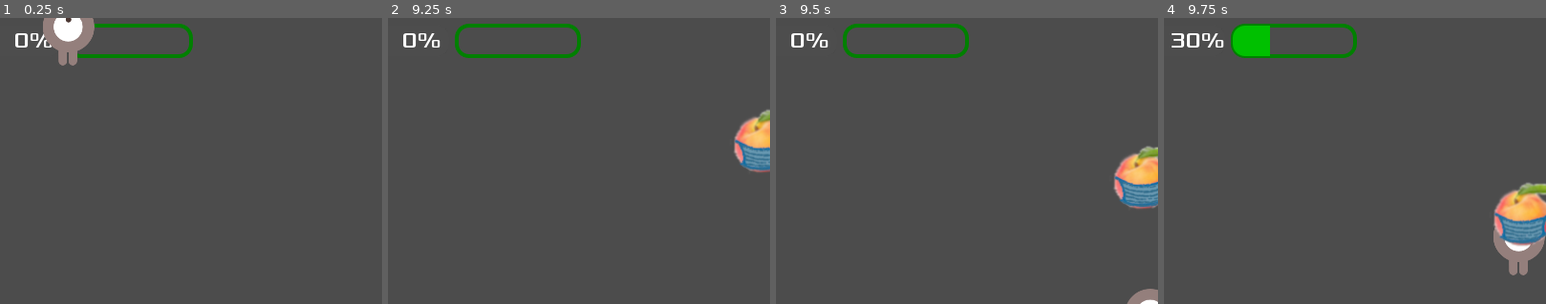
Above: before the commit, frames 1-4 (left to right).
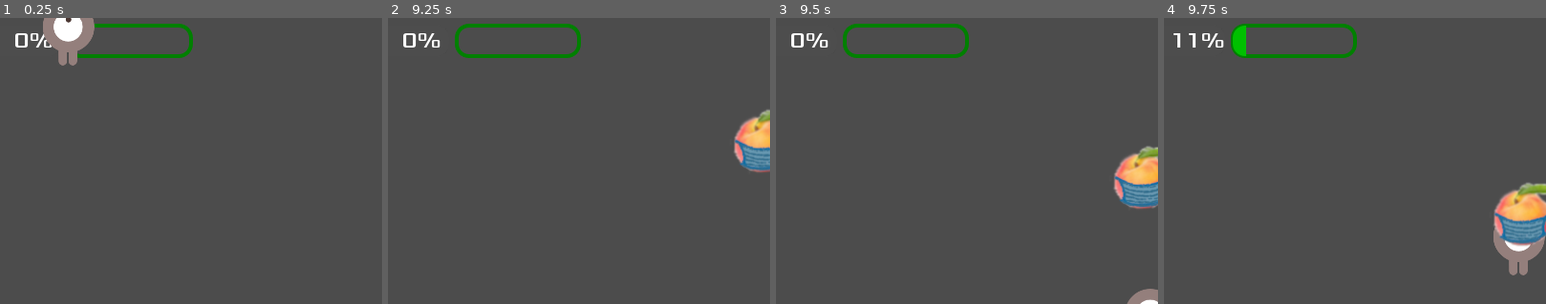
Above: after the commit, the same moments.

Repository: jwackito/dodgethecovid
Game: Godot game, scene res://scenes/LevelOne.tscn
Two runs of this game, one before a commit and one after it. Both use one fixed random seed, a clock stepped at 60 frames per second and the inputs below. This scene is started directly instead of the project's main scene.
Inputs:
- Up to frame 1 (0.25 s): no input
- Up to frame 2 (9.25 s): tap Enter at 0.5 s; hold Right (ui_right) 0.53-1.28 s; hold Down (ui_down) 1.28-2.03 s; hold Right (ui_right) 2.03-2.78 s; hold Up (ui_up) 2.78-3.53 s; hold Left (ui_left) 3.53-5.03 s; hold Down (ui_down) 5.03-5.78 s; hold Right (ui_right) 5.78-6.53 s; hold Up (ui_up) 6.53-7.28 s; hold Right (ui_right) 7.28-8.03 s; hold Down (ui_down) 8.03-8.78 s; hold Left (ui_left) from 8.78 s (still down)
- Up to frame 3 (9.5 s): keep holding Left (ui_left)
- Up to frame 4 (9.75 s): release Left (ui_left) at 9.53 s; hold Up (ui_up) from 9.53 s (still down)
The pictures show only the part of the screen within x 8-58%, y 15-65%; the shares and areas given below are measured in that part.

Frames 1-3 are identical in both runs. In frame 4, 0.9% of the frame differs, in the area x 2-28%, y 2-14%.

Commit message:
damage inclusion, first step

Diff:
--- a/Dodge The Creeps/src/Gendarme.gd
+++ b/Dodge The Creeps/src/Gendarme.gd
@@ -1,7 +1,6 @@
 class_name Gendarme
 extends Person
 
-export var coef = .0
 
 export var vision_range: int = 1000
 var _enemy_node: Node2D = null
@@ -18,6 +17,7 @@
 func init(new_position: Vector2, direction, _enemy: Node2D) -> Gendarme:
 	self._enemy_node = _enemy
 	_init_person(new_position, direction)
+	damage = 0
 	return self
 
 
--- a/Dodge The Creeps/src/Person.gd
+++ b/Dodge The Creeps/src/Person.gd
@@ -5,7 +5,7 @@
 export var damage: float
 export var min_speed: int
 export var max_speed: int
-export var min_damage_variation: float
+
 
 var default_sprite_name: String = "default"
 var speed: int
@@ -20,6 +20,7 @@
 	position = new_position
 	speed = int(rand_range(min_speed, max_speed))
 	velocity = Vector2(speed, 0).rotated(direction)
+	damage = .50
 
 
 func _person_process(delta):
@@ -41,5 +42,5 @@
 	collision.scale.y = collision_scale.y
 
 
-func get_damage() -> float:
-	return damage * rand_range(min_damage_variation, 1)
+func get_damage_for_player() -> float:
+	return damage
--- a/Dodge The Creeps/src/PersonVisiblySick.gd
+++ b/Dodge The Creeps/src/PersonVisiblySick.gd
@@ -1,7 +1,6 @@
 class_name PersonVisiblySick
 extends Person
 
-export var coef = .85
 
 func _init() -> void:
 	default_sprite_name = "default"
@@ -17,4 +16,5 @@
 
 func init(new_position, direction) -> PersonVisiblySick:
 	_init_person(new_position, direction)
+	damage = .85
 	return self
--- a/Dodge The Creeps/src/PersonWithMask.gd
+++ b/Dodge The Creeps/src/PersonWithMask.gd
@@ -1,7 +1,6 @@
 class_name PersonWithMask
 extends Person
 
-export var coef = .35
 
 func _init() -> void:
 	default_sprite_name = "default"
@@ -17,4 +16,5 @@
 
 func init(new_position, direction) -> PersonWithMask:
 	_init_person(new_position, direction)
+	damage = .35
 	return self
--- a/Dodge The Creeps/src/Player.gd
+++ b/Dodge The Creeps/src/Player.gd
@@ -46,8 +46,8 @@
 		$AnimatedSprite.flip_h = false
 		$AnimatedSprite.flip_v = velocity.y > 0
 
-func _on_Player_body_entered(body):
-	var coef = body.coef
+func update_life(enemy):
+	var coef = enemy.get_damage_for_player()
 	covid = covid + ((100 - (.5) * mask) * coef * randf())
 	mask = max(0, mask - (100 * coef * randf()))
 	emit_signal("hit", covid, mask)
@@ -56,6 +56,10 @@
 		$CollisionShape2D.set_deferred("disabled", true)
 		queue_free()
 
+func _on_Player_body_entered(body):
+	if body.has_method("get_damage_for_player"):
+		update_life(body)
+
 func start(pos):
 	position = pos
 	show()
